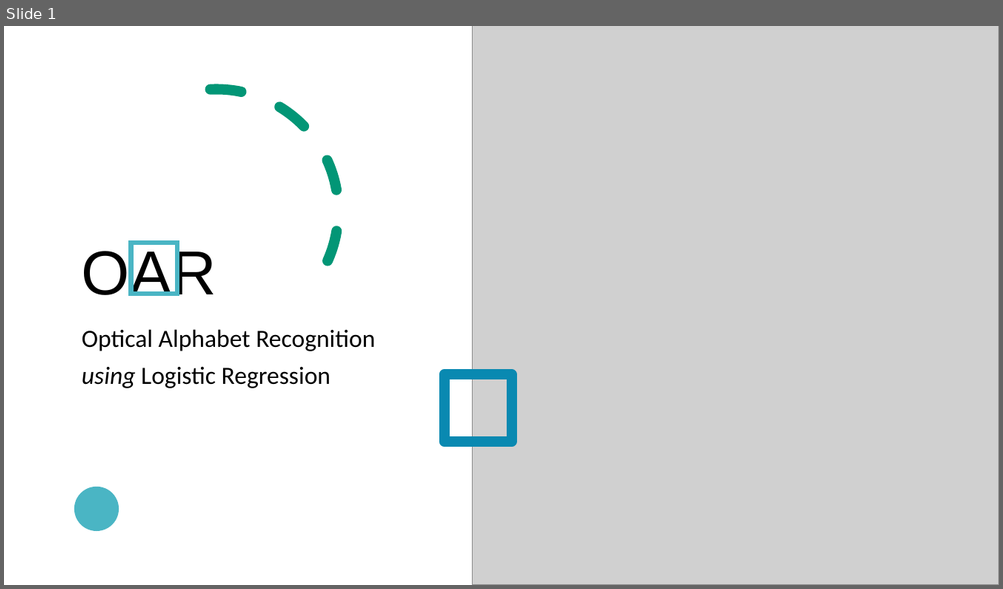
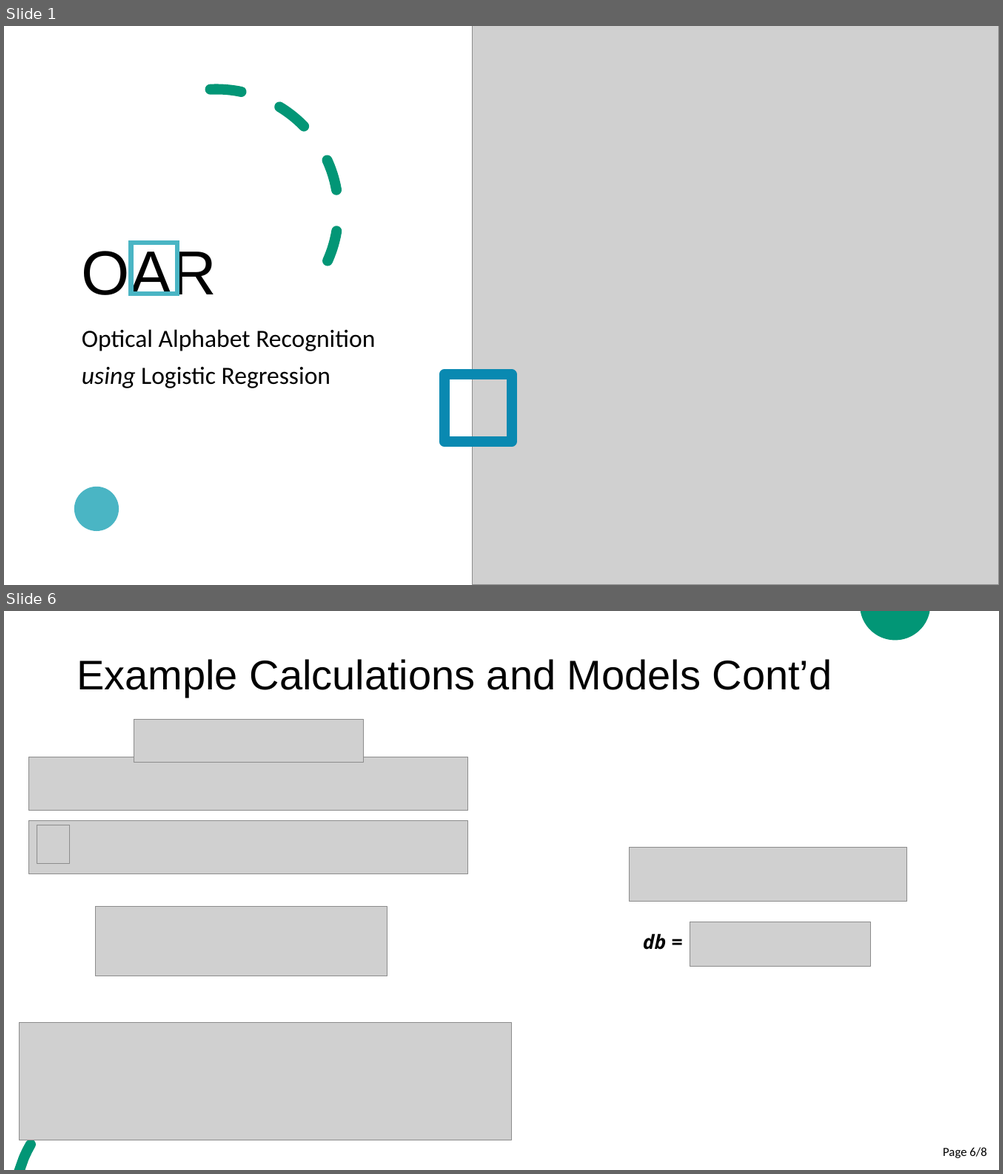
Before and after one commit to cer-hunter/OAR-CAS741, a slide deck: docs/Presentations/SRSPresentation/SRSPresentation.pptx. Shown one above the other, each under a label of ours: slide 1 before the commit, slides 1 and 6 after it; the slides between them are not shown. The pictures are 1003x589 and 1003x1174 pixels, drawn with LibreOffice and Linux fonts; fonts in the diff are those of the drawing; grey boxes stand for pictures. Boxes give left, top, right and bottom in pixels: in the first picture for what was removed or moved away, otherwise in the second. Text is boxed around its words. In the diff, an @@ line names an element or a change of style, - is before the commit and + after.

```diff
--- a/docs/Presentations/SRSPresentation/SRSPresentation.pptx
+++ b/docs/Presentations/SRSPresentation/SRSPresentation.pptx
@@ slide 6 added at <box>4,611,999,1170</box>, background #FFFFFF @@
@@ freeform shape added at <box>860,611,930,640</box>, fill #029676 @@
@@ title added at <box>77,659,832,696</box>, 40 pt, text #000000 @@
+Example Calculations and Models Cont’d
@@ picture added at <box>134,720,363,763</box> @@
@@ picture added at <box>29,758,468,811</box> @@
@@ picture added at <box>29,821,468,875</box> @@
@@ picture added at <box>37,825,70,864</box> @@
@@ picture added at <box>629,848,907,902</box> @@
@@ picture added at <box>96,907,387,977</box> @@
@@ text added at <box>643,934,666,950</box>, 19 pt, text #000000, bold, italic @@
+db =
@@ picture added at <box>690,922,871,966</box> @@
@@ picture added at <box>19,1023,511,1141</box> @@
@@ freeform shape added at <box>14,1077,159,1170</box>, fill #029676 @@
@@ page number added at <box>942,1147,986,1159</box>, 12 pt, text #000000 @@
+Page 6/8
```
Also in this commit, not shown: 2 slides changed, 4 other slides added, 2 slides removed.
